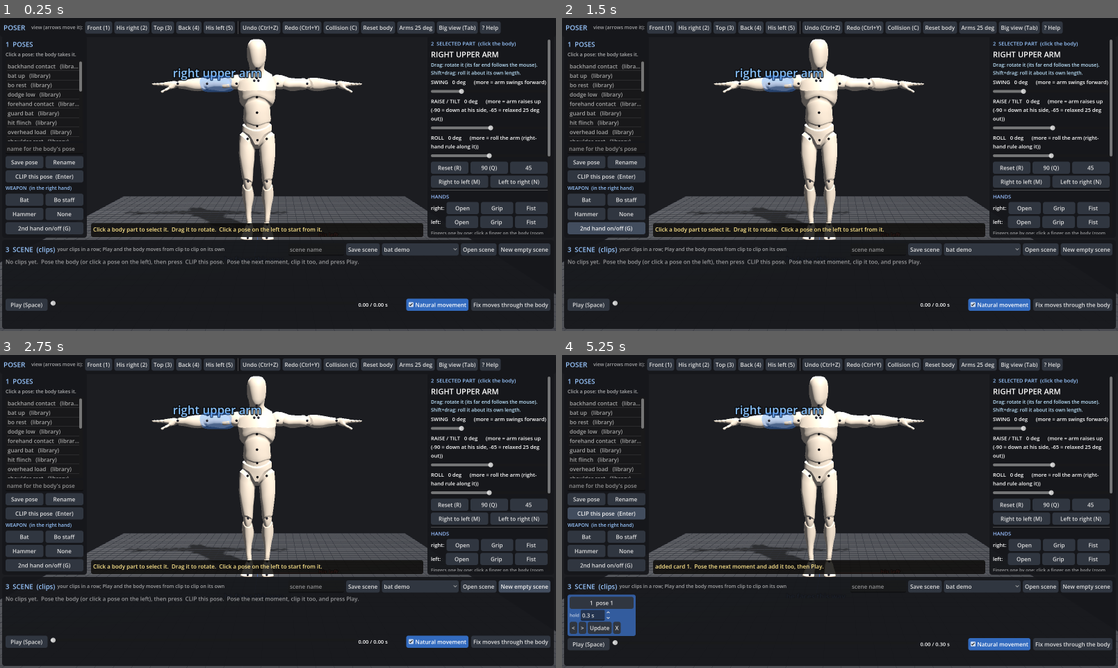
Above: before the commit, frames 1-4 (two rows, left to right).
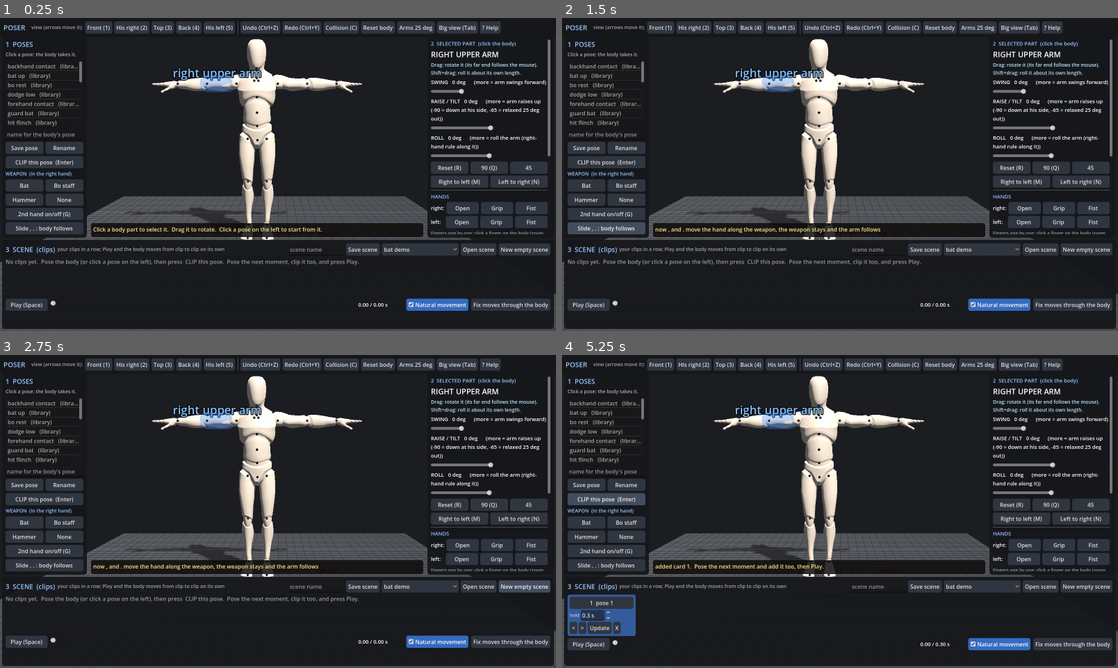
Above: after the commit, the same moments.

Repository: Nil4s/kine
Game: Godot game, scene res://main.tscn
The game is run twice, just before and just after one commit, with the same random seed, the same clock (stepped at 60 frames per second) and the same inputs.
Inputs (mouse positions are in pixels of both pictures, inside the frame that each line leads up to):
- Up to frame 1 (0.25 s): no input
- Up to frame 2 (1.5 s): click (606, 227) at 0.5 s, where only the run after the commit has a clickable "Slide , . : body follows"; click (606, 227) at 1.25 s, where only the run after the commit has a clickable "Slide , . : weapon moves"
- Up to frame 3 (2.75 s): click "New empty scene" at 2 s
- Up to frame 4 (5.25 s): click "New empty scene" at 2.75 s; click "Play (Space)" at 3.5 s; click "Play (Space)" at 4.25 s; click "CLIP this pose (Enter)" at 5 s

The runs differ from the first frame. In frame 1, 1.8% of the frame differs, in the area x 1-15%, y 20-69%; in frame 2, 2.2%; in frame 3, 2.2%; in frame 4, 2.3%.

Commit message:
Slide the hand along the weapon with the body following (an option beside the old slide)
Nick 10-13: "slide the hand on the weapon and the body already adjusts, after the grip too ... an option,
not a rule". Body.slide_hand: the weapon stays put in the world, the bat hand's wrist moves along the shaft
keeping its turn, fit_hand re-fits the arm (safe reach + search, contacts in the cost), the second hand
re-grips; refused if the arm is > 1.5 cm short. Body.fit_hand is the shared fitter (_fit_second uses it).
Toggle 'Slide , . : body follows / weapon moves' on the left. Test on Nick's staff pose: 4 slides down,
4 up, the staff moved 0.0 mm, no contacts.

Co-Authored-By: Claude Opus 5.5 <noreply@anthropic.com>
Claude-Session: https://claude.ai/code/session_017sFMMmugpAs35NGGBMLerM

Diff:
--- a/scripts/body.gd
+++ b/scripts/body.gd
@@ -526,9 +526,7 @@
 
 
 ## the second hand into its fitted grip: wrist on its spot (slid along the shaft to grip_u) AND the hand turned
-## round the shaft as Nick held it. reach() places the wrist; then a small search over that arm (upper arm 3 ways,
-## elbow, hand 3 ways) brings the hand's turn in: cost = wrist miss (m) + 0.002 per degree of turn off.
-## Skipped when already within 1 cm and 8 deg (so dragging the body stays fast). Returns the wrist miss (m).
+## round the shaft as Nick held it. Skipped when already within 1 cm and 8 deg (dragging stays fast). Returns the miss (m).
 func _fit_second(h: String) -> float:
 	var x := wep_xform()
 	var q: Quaternion = x[1]
@@ -536,10 +534,48 @@
 	var target: Vector3 = (x[0] as Vector3) + q * lp
 	var lr: Array = grip2["lrot"]
 	var want: Quaternion = (q * Quaternion(lr[0], lr[1], lr[2], lr[3])).normalized()
-	var sd := h.right(2)
 	for j in grip2["fingers"]:
 		var a: Array = grip2["fingers"][j]
 		ang[j] = clamp_ang(j, Vector3(a[0], a[1], a[2]))
+	if (P[h] as Vector3).distance_to(target) < 0.01 and rad_to_deg((G[h] as Quaternion).angle_to(want)) < 8.0:
+		return (P[h] as Vector3).distance_to(target)
+	return fit_hand(h, target, want)
+
+
+## SLIDE THE MAIN HAND ALONG THE SHAFT, THE BODY FOLLOWS (Nick 10-13: "slide the hand on the weapon and the body
+## already adjusts, after the grip too"). The weapon stays where it is in the world; the bat hand's wrist moves d m
+## along the shaft (+ = toward the tip) keeping its turn round it; the arm is re-fitted to get there (fit_hand), the
+## second hand (G) re-fits to the weapon that hasn't moved. If the arm can't get there (> 1.5 cm short) nothing
+## changes and it returns false.
+func slide_hand(d: float) -> bool:
+	if not wep_on or wep_hand == "":
+		return false
+	var h := wep_hand
+	var x := wep_xform()
+	var q: Quaternion = x[1]
+	var knob: Vector3 = x[0]
+	var keep_ang := ang.duplicate()
+	var keep := [wep_lpos, wep_lrot, grip_u]
+	var target: Vector3 = (P[h] as Vector3) + q * Vector3(0, d, 0)
+	var want: Quaternion = G[h]
+	var miss := fit_hand(h, target, want)
+	if miss > 0.015:
+		ang = keep_ang
+		fk()
+		return false
+	# the weapon where it was: its place in the hand from the hand's new spot
+	var g: Quaternion = G[h]
+	wep_lrot = (g.inverse() * q).normalized()
+	wep_lpos = g.inverse() * (knob - (P[h] as Vector3))
+	apply_grip()
+	return true
+
+
+## put a hand's wrist on `target` turned as `want` (world): the safe reach, then a search over that arm (clavicle,
+## upper arm 3 ways, elbow, hand 3 ways). cost = wrist miss (m) + 0.004 per degree of turn off + 5 x this arm's
+## deepest contact (never bought with a better grip). Returns the wrist miss (m).
+func fit_hand(h: String, target: Vector3, want: Quaternion) -> float:
+	var sd := h.right(2)
 	var arm := ["clavicle" + sd, "upperarm" + sd, "lowerarm" + sd, h]
 	var cost := func() -> float:
 		var turn := rad_to_deg((G[h] as Quaternion).angle_to(want))
@@ -548,8 +584,6 @@
 			if (c[0] as String).trim_prefix("skin:") in arm or c[1] in arm:
 				inside = maxf(inside, c[2])
 		return ((P[h] as Vector3).distance_to(target)) + 0.004 * turn + 5.0 * inside
-	if (P[h] as Vector3).distance_to(target) < 0.01 and rad_to_deg((G[h] as Quaternion).angle_to(want)) < 8.0:
-		return (P[h] as Vector3).distance_to(target)
 	reach(h, target)   # the safe reach (stops at the body)
 	var js := ["clavicle" + sd, "upperarm" + sd, "lowerarm" + sd, h]
 	var best: float = cost.call()
--- a/scripts/main.gd
+++ b/scripts/main.gd
@@ -28,7 +28,9 @@
 var bat_handle: MeshInstance3D
 var bat_barrel: MeshInstance3D
 var bat_knob: MeshInstance3D
-var wep_mats := {}   # "metal" / "tape" / "wood" / "steel": the weapon's looks per kind
+var wep_mats := {}
+var slide_body := true   # , . slide the main hand: true = the weapon stays, the body follows; false = the weapon slides in the hand
+var ui_slide_btn: Button   # "metal" / "tape" / "wood" / "steel": the weapon's looks per kind
 var tag: Label3D
 var show_caps := false
 var sel := "upperarm_r"
@@ -558,8 +560,8 @@
 			KEY_G: _do(func(): B.grip = not B.grip)
 			KEY_BRACKETLEFT: _do(func(): B.grip_u = clampf(B.grip_u - 0.03, 0.0, B.wep_len))
 			KEY_BRACKETRIGHT: _do(func(): B.grip_u = clampf(B.grip_u + 0.03, 0.0, B.wep_len))
-			KEY_COMMA: _do(func(): B.slide_in_hand(-0.03))
-			KEY_PERIOD: _do(func(): B.slide_in_hand(0.03))
+			KEY_COMMA: _do(func(): _slide(-0.03))
+			KEY_PERIOD: _do(func(): _slide(0.03))
 			KEY_MINUS: _do(func(): B.set_weapon_len(B.wep_len - 0.05))
 			KEY_EQUAL: _do(func(): B.set_weapon_len(B.wep_len + 0.05))
 			KEY_SPACE: _toggle_play()
@@ -765,6 +767,28 @@
 		"other_hand_m": B.grip_u if B.grip else -1.0}
 	_write("res://data/grips/%s.json" % B.wep_kind, d)
 	_say("saved as the standard %s grip (where the main hand holds + the fingers%s)" % [B.wep_kind.replace("_", " "), ", + the other hand" if B.grip else ""])
+
+
+## slide the main hand along the shaft, the weapon stays put, the body follows
+func _slide(d: float) -> void:
+	if not B.wep_on or B.wep_hand == "":
+		_say("put a weapon in the hand first")
+		return
+	if not slide_body:
+		B.slide_in_hand(-d)
+		B.apply_grip()
+		_say("the weapon slid in the hand: hand at %.2f m from the lower end" % B.hold_u())
+		return
+	if B.slide_hand(d):
+		_say("main hand at %.2f m from the lower end%s" % [B.hold_u(), ", the other hand re-gripped" if B.grip else ""])
+	else:
+		_say("the arm can't reach further that way: turn the weapon or move the body first")
+
+
+func _slide_mode() -> void:
+	slide_body = not slide_body
+	ui_slide_btn.text = "Slide , . : body follows" if slide_body else "Slide , . : weapon moves"
+	_say("now , and . %s" % ("move the hand along the weapon, the weapon stays and the arm follows" if slide_body else "slide the weapon through the hand, the hand stays"))
 
 
 ## switch the weapon kind; if one is in a hand, it goes back in that hand with this kind's grip
@@ -960,6 +984,8 @@
 	_row(lv, [_button("Bat", _do.bind(_kind.bind("metal_bat")), "metal bat 0.84 m"), _button("Bo staff", _do.bind(_kind.bind("staff")), "staff 1.8 m")])
 	_row(lv, [_button("Hammer", _do.bind(_kind.bind("long_hammer")), "long hammer 1.1 m"), _button("None", _do.bind(_bat_remove), "remove the weapon")])
 	_row(lv, [_button("2nd hand on/off (G)", _do.bind(func(): B.grip = not B.grip), "the other hand on the shaft; [ ] slide it")])
+	ui_slide_btn = _button("Slide , . : body follows", _slide_mode, "an option, not a rule: , . either move the hand along a weapon that stays put (the arm follows), or slide the weapon through a hand that stays put")
+	_row(lv, [ui_slide_btn])
 
 	# ---- right: the selected part
 	var rp := PanelContainer.new()
@@ -1024,8 +1050,8 @@
 	_row(vb, [_button("Metal bat", _do.bind(_kind.bind("metal_bat"))), _button("Staff (bo)", _do.bind(_kind.bind("staff"))),
 		_button("Long hammer", _do.bind(_kind.bind("long_hammer")))])
 	_row(vb, [_button("In right hand (B)", _do.bind(_bat_put.bind("hand_r"))), _button("In left hand", _do.bind(_bat_put.bind("hand_l")))])
-	_row(vb, [_button("Main hand down the shaft (,)", _do.bind(B.slide_in_hand.bind(-0.03))),
-		_button("Main hand up the shaft (.)", _do.bind(B.slide_in_hand.bind(0.03)))])
+	_row(vb, [_button("Main hand down (,)", _do.bind(_slide.bind(-0.03)), "the hand slides toward the lower end; the weapon stays, the arm follows"),
+		_button("Main hand up (.)", _do.bind(_slide.bind(0.03)), "the hand slides toward the tip; the weapon stays, the arm follows")])
 	_row(vb, [_button("Lock bat to hand / Free it (L)", _do.bind(_bat_lock)), _button("Remove bat", _do.bind(_bat_remove))])
 	_row(vb, [_button("Other hand on the bat (G)", _do.bind(func(): B.grip = not B.grip)),
 		_button("Save grip as standard", _save_grip, "the bat's place in the hand + the fingers become the grip 'Bat in hand' uses")])
